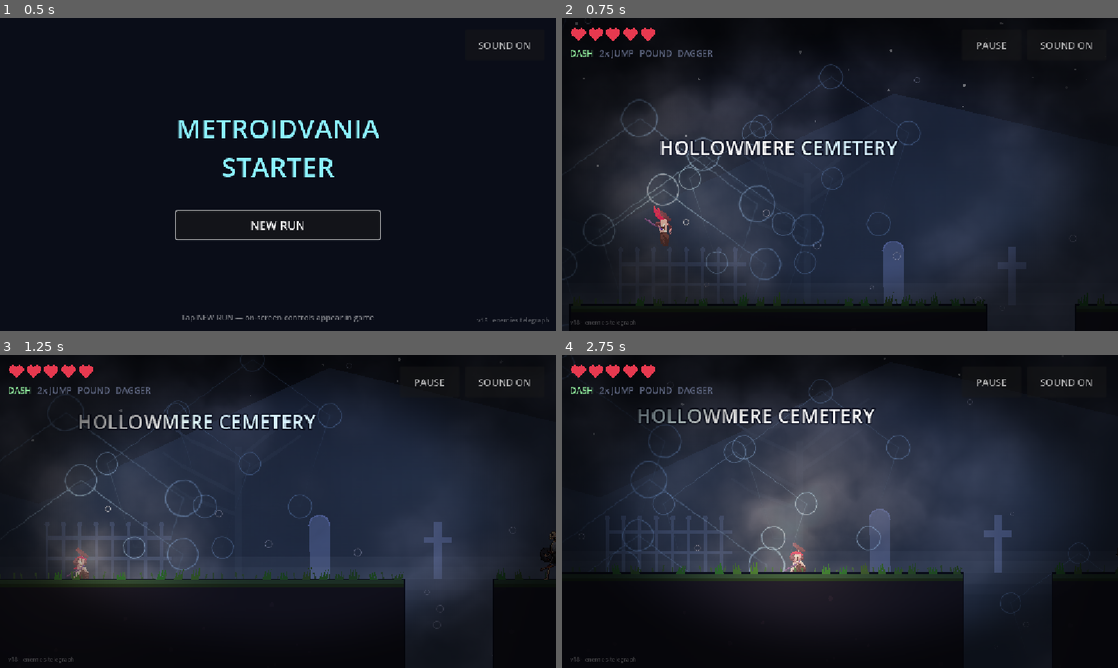
Above: before the commit, frames 1-4 (two rows, left to right).
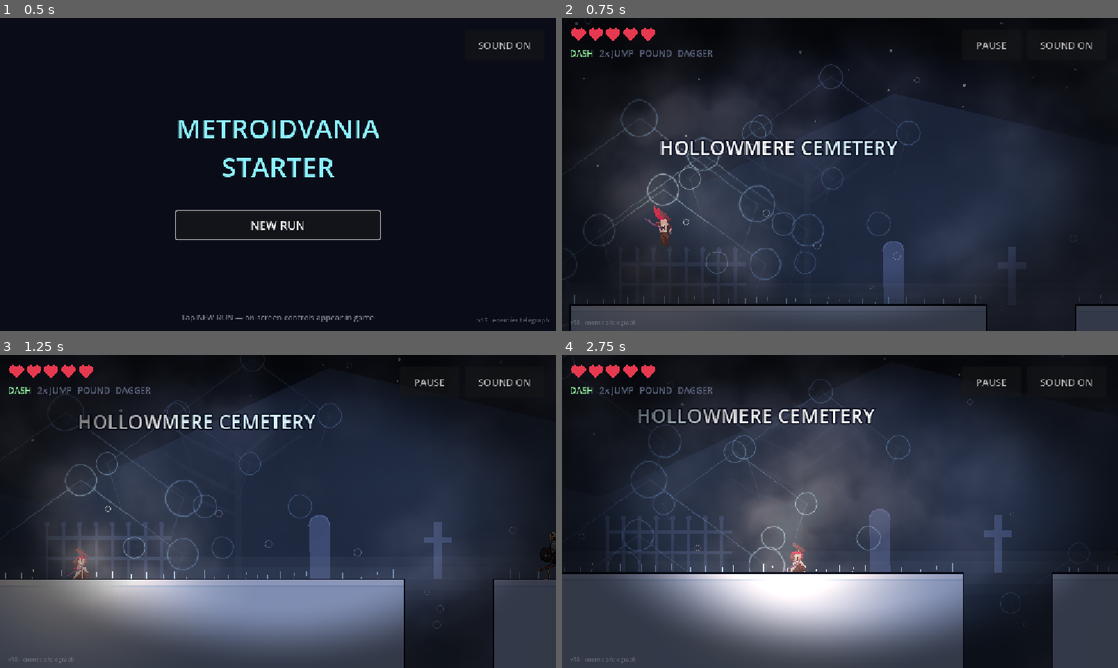
Above: after the commit, the same moments.

Repository: OuterHeavenX/godot-metroidvania-starter
Game: Godot game, scene res://src/ui/title.tscn
The game is run twice, just before and just after one commit, with the same random seed, the same clock (stepped at 60 frames per second) and the same inputs.
Inputs (mouse positions are in pixels of both pictures, inside the frame that each line leads up to):
- Up to frame 1 (0.5 s): no input
- Up to frame 2 (0.75 s): click "NEW RUN" at 0.5 s
- Up to frame 3 (1.25 s): no input
- Up to frame 4 (2.75 s): tap S (pound) at 1.25, 2 s; move the mouse to (962, 495) at 1.27 s; hold D (move_right) 1.28-2 s; tap J (attack) at 1.35 s; click (962, 495) at 1.42 s; tap Space (jump) at 1.52, 1.82 s; drag from (728, 527) to (1084, 542) at 2.02 s

Frame 1 is identical in both runs. In frame 2, 7.0% of the frame differs, in the area x 1-100%, y 87-100%; in frame 3, 24%; in frame 4, 26%, in the area x 0-100%, y 66-100%.

Commit message:
Add snowy terrain colors to all levels
- Create new "winter" theme with icy white/blue terrain
- Add _winter_snow() rendering with snow drifts and icicles
- Update cracked floor tiles to support winter theme
- Apply winter theme to all 4 levels for consistent snowy aesthetic
- Winter terrain features frozen ground patterns and icy glints

All terrain now has cold, wintry colors matching the Japanese winter
atmosphere with snow-covered platforms throughout the game.

Diff:
--- a/src/levels/data/level_data.gd
+++ b/src/levels/data/level_data.gd
@@ -55,8 +55,8 @@
 @export var kill_y := 500.0
 
 @export_group("Dressing")
-## Picks the backdrop and how terrain is painted: "cemetery" or "castle".
-@export_enum("cemetery", "castle", "ramparts") var theme := "cemetery"
+## Picks the backdrop and how terrain is painted: "cemetery", "castle", "ramparts", or "winter".
+@export_enum("cemetery", "castle", "ramparts", "winter") var theme := "cemetery"
 @export var hints: Array[MVHint] = []
 ## Horizontal span of the world the backdrop has to cover. Each parallax
 ## layer scales this by its own motion scale to decide how wide to paint.
--- a/src/levels/level_01.tres
+++ b/src/levels/level_01.tres
@@ -210,6 +210,7 @@
 script = ExtResource("4_i04je")
 area_id = "hollowmere"
 level_name = "Hollowmere Cemetery"
+theme = "winter"
 next_level = "res://src/levels/level_02.tscn"
 platforms = Array[Rect2]([Rect2(0, 0, 560, 160), Rect2(680, 0, 380, 160), Rect2(1140, -70, 260, 230), Rect2(1460, -140, …(697 unchanged characters)…
 breakables = Array[ExtResource("world_spawn")]([SubResource("cracked_01"), SubResource("cracked_02")])
--- a/src/levels/level_02.tres
+++ b/src/levels/level_02.tres
@@ -115,6 +115,6 @@
 
 goal_position = Vector2(3400, -360)
 camera_limits = Rect2(-40, -560, 3660, 1100)
-theme = "castle"
+theme = "winter"
 hints = Array[ExtResource("2_uypy2")]([SubResource("Resource_bj8xr"), SubResource("Resource_uypy2"), SubResource("Resource_p3sh5"), SubResource("Resource_ushmp"), SubResource("Resource_gk3a0")])
 background_span = Vector2(-600, 4200)
--- a/src/levels/level_03.tres
+++ b/src/levels/level_03.tres
@@ -146,6 +146,6 @@
 heart_spawns = Array[ExtResource("world_spawn")]([SubResource("armoury_heart_00"), SubResource("armoury_heart_01"), SubResource("armoury_heart_02"), SubResource("armoury_heart_03")])
 goal_position = Vector2(6900, -260)
 camera_limits = Rect2(-40, -760, 7300, 1200)
-theme = "castle"
+theme = "winter"
 hints = Array[ExtResource("hint")]([SubResource("armoury_hint_00"), SubResource("armoury_hint_01"), SubResource("armoury_hint_02"), SubResource("armoury_hint_03"), SubResource("armoury_hint_04")])
 background_span = Vector2(-600, 7400)
--- a/src/levels/level_04.tres
+++ b/src/levels/level_04.tres
@@ -149,6 +149,6 @@
 heart_spawns = Array[ExtResource("world_spawn")]([SubResource("ramparts_heart_00"), SubResource("ramparts_heart_01"), SubResource("ramparts_heart_02"), SubResource("ramparts_heart_03")])
 goal_position = Vector2(6900, -220)
 camera_limits = Rect2(-40, -860, 7200, 1300)
-theme = "ramparts"
+theme = "winter"
 hints = Array[ExtResource("hint")]([SubResource("ramparts_hint_00"), SubResource("ramparts_hint_01"), SubResource("ramparts_hint_02"), SubResource("ramparts_hint_03"), SubResource("ramparts_hint_04")])
 background_span = Vector2(-600, 7300)
--- a/src/presentation/terrain_visual.gd
+++ b/src/presentation/terrain_visual.gd
@@ -6,8 +6,9 @@
 func _draw() -> void:
 	for r in rects:
 		var rect: Rect2 = r
-		# Ramparts are cut stone like the castle; only the cemetery is earth.
-		if theme == "castle" or theme == "ramparts":
+		if theme == "winter":
+			_winter_snow(rect)
+		elif theme == "castle" or theme == "ramparts":
 			_castle_slab(rect)
 		else:
 			_graveyard_earth(rect)
@@ -54,3 +55,30 @@
 			Color("3c5b3f"), 2.0)
 		gx += rng.randf_range(9.0, 22.0)
 	draw_rect(rect, Color("0d1120"), false, 2.0)
+
+## Snowy/icy frozen ground with drifts and icicles
+func _winter_snow(rect: Rect2) -> void:
+	# Base ice layer
+	draw_rect(rect, Color("d4e4f7"))
+	# Darker ice streaks
+	var rng := RandomNumberGenerator.new()
+	rng.seed = int(absf(rect.position.x) * 7.0 + absf(rect.position.y) * 13.0) + 1
+	# Random cracks and frozen patterns
+	for i in range(int(rect.size.x / 40.0) + 1):
+		var x := rect.position.x + rng.randf_range(0.0, rect.size.x)
+		var y := rect.position.y + rng.randf_range(0.0, 8.0)
+		draw_line(Vector2(x, y), Vector2(x + rng.randf_range(8.0, 24.0), y + rng.randf_range(-2.0, 2.0)),
+			Color("a8c5e0"), 1.5)
+	# Snow drifts on top
+	draw_rect(Rect2(rect.position, Vector2(rect.size.x, 8)), Color("e8f2ff"))
+	draw_rect(Rect2(rect.position + Vector2(0, 8), Vector2(rect.size.x, 2)),
+		Color("c0d8f0"))
+	# Icicles hanging from the edge
+	var ix := rect.position.x + 6.0
+	while ix < rect.end.x - 6.0:
+		var icicle_h := rng.randf_range(6.0, 14.0)
+		draw_line(Vector2(ix, rect.position.y),
+			Vector2(ix + rng.randf_range(-1.0, 1.0), rect.position.y - icicle_h),
+			Color("b8dff7"), 1.0)
+		ix += rng.randf_range(12.0, 28.0)
+	draw_rect(rect, Color("0d1120"), false, 2.0)
--- a/src/world/cracked_floor.gd
+++ b/src/world/cracked_floor.gd
@@ -38,15 +38,28 @@
 func _draw() -> void:
 	var r := Rect2(-rect.size * 0.5, rect.size)
 
-	var body := Color("3c4463") if theme != "cemetery" else Color("4a3d2c")
-	var lip := Color("5b689a") if theme != "cemetery" else Color("6b5a40")
-	var edge := Color("10131f") if theme != "cemetery" else Color("141008")
+	var body: Color
+	var lip: Color
+	var edge: Color
+	if theme == "winter":
+		body = Color("c8dff0")
+		lip = Color("e0ebf8")
+		edge = Color("0d1120")
+	elif theme != "cemetery":
+		body = Color("3c4463")
+		lip = Color("5b689a")
+		edge = Color("10131f")
+	else:
+		body = Color("4a3d2c")
+		lip = Color("6b5a40")
+		edge = Color("141008")
 	draw_rect(r, body)
 	draw_rect(Rect2(r.position, Vector2(r.size.x, 5)), lip)
 	draw_rect(r, edge, false, 2.5)
 
 	var rng := RandomNumberGenerator.new()
 	rng.seed = int(rect.size.x * 13.0 + rect.size.y)
+	var crack_color := Color("a8c5e0") if theme == "winter" else Color("141008")
 	for i in range(5):
 		var x0 := rng.randf_range(-r.size.x * 0.42, r.size.x * 0.42)
 		var pts := PackedVector2Array()
@@ -57,8 +70,13 @@
 			y += rng.randf_range(4.0, 9.0)
 			x += rng.randf_range(-7.0, 7.0)
 			pts.append(Vector2(x, y))
-		draw_polyline(pts, Color("141008"), 2.0)
+		draw_polyline(pts, crack_color, 2.0)
 
 	var glint := 0.35 + 0.3 * sin(Time.get_ticks_msec() / 1000.0 * 3.0)
+	var glint_color: Color
+	if theme == "winter":
+		glint_color = Color(0.8, 0.95, 1.0, glint)
+	else:
+		glint_color = Color(1.0, 0.6, 0.25, glint)
 	for gx in [-r.size.x * 0.25, r.size.x * 0.25]:
-		draw_circle(Vector2(gx, 0), 3.0, Color(1.0, 0.6, 0.25, glint))
+		draw_circle(Vector2(gx, 0), 3.0, glint_color)
